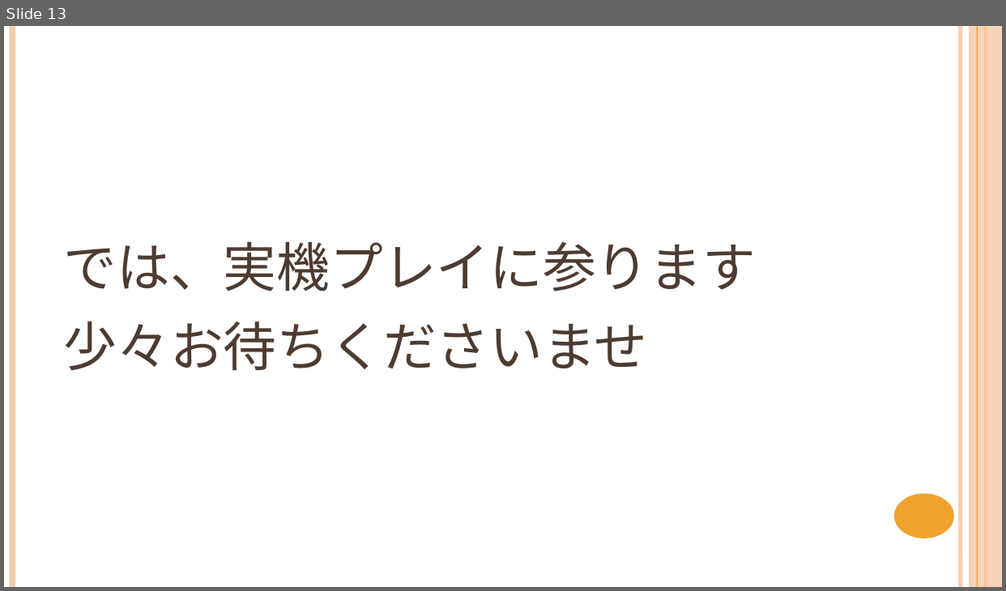
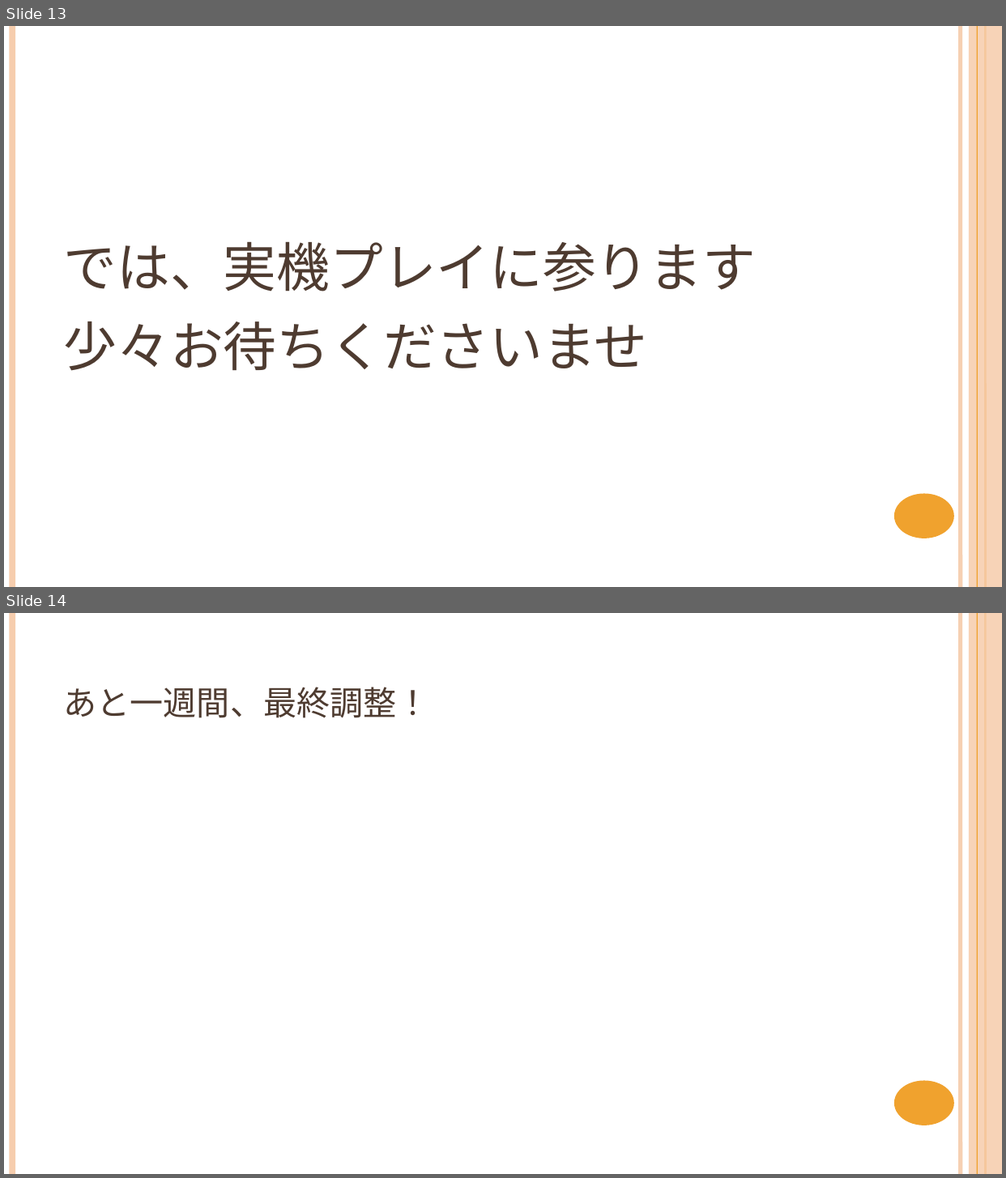
Before and after one commit to NyamLand/VSRPG, a slide deck: 仕様/プレゼンテーション/第三回発表.pptx. Shown one above the other, each under a label of ours: slide 13 before the commit, slides 13 and 14 after it. The pictures are 1006x591 and 1006x1178 pixels, drawn with LibreOffice and Linux fonts; fonts in the diff are those of the drawing. Boxes give left, top, right and bottom in pixels: in the first picture for what was removed or moved away, otherwise in the second. Text is boxed around its words. In the diff, an @@ line names an element or a change of style, - is before the commit and + after.

```diff
--- a/仕様/プレゼンテーション/第三回発表.pptx
+++ b/仕様/プレゼンテーション/第三回発表.pptx
@@ slide 14 added at <box>4,613,1002,1174</box>, background #FFFFFF; not listed: 6 template elements that a slide beside it also shows @@
@@ title added at <box>64,687,430,718</box>, 30 pt, text #4E3B30, small capitals @@
+あと一週間、最終調整！
```
Also in this commit, not shown: 1 slide changed, 1 slide removed, 1 other file.
